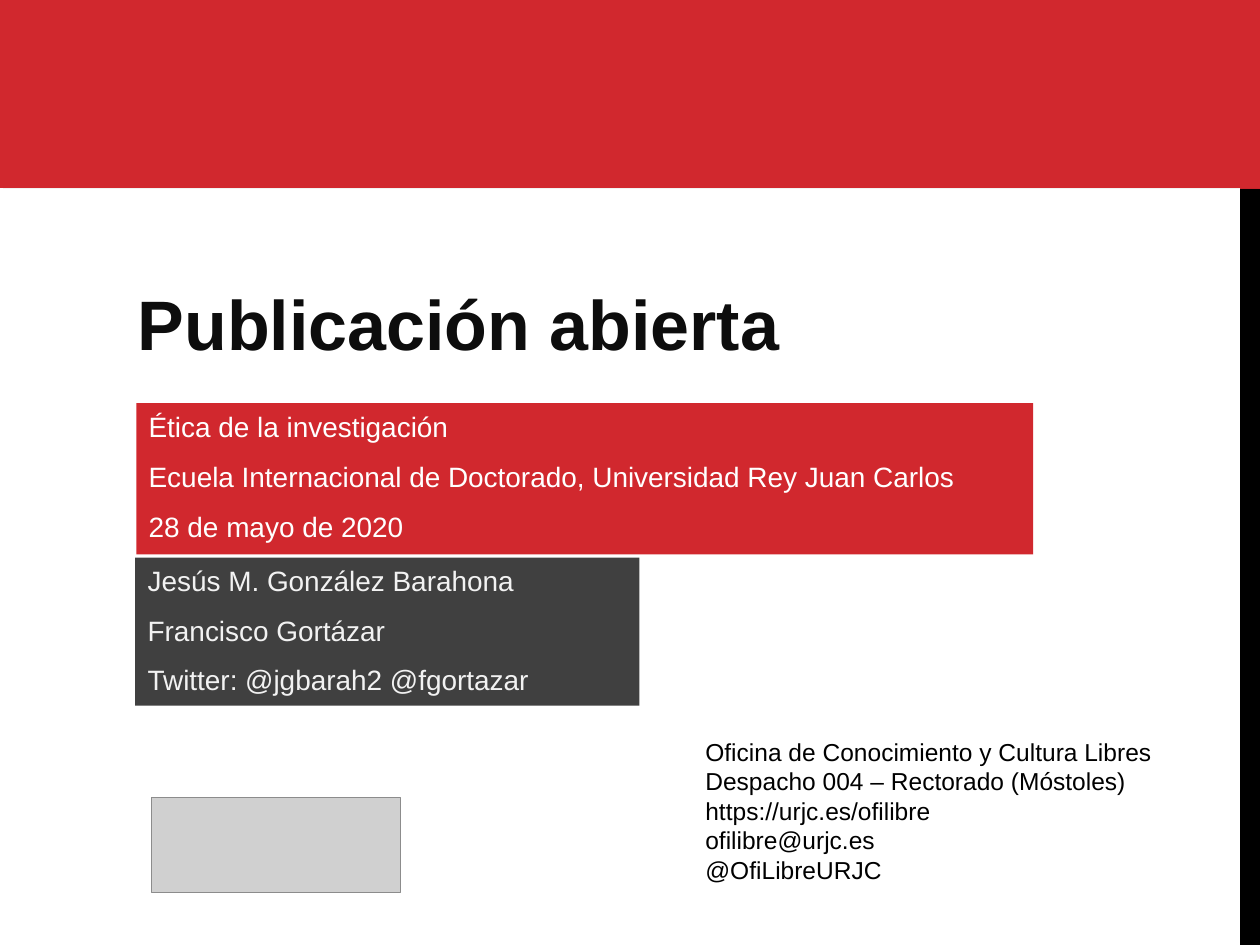
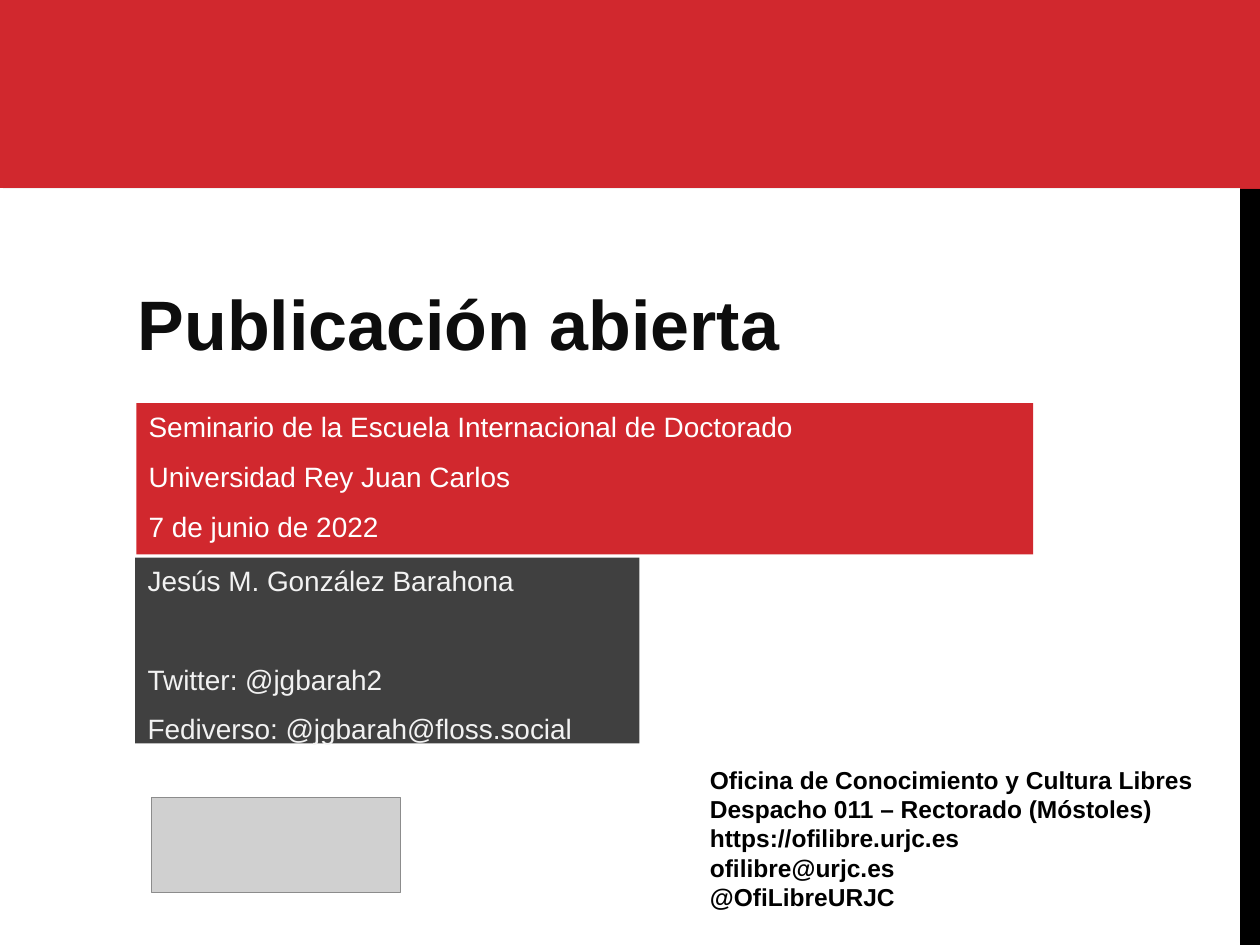
Before and after one commit to gabrielIzquierdo/OfiLibreGabri.github.io, a slide deck: slide 1 of static/transpas/publicacion-abierta/Publicacion_Abierta.odp. Drawn at 1260x945 pixels with LibreOffice and Linux fonts; fonts in the diff are those of the drawing; grey boxes stand for pictures. Boxes give left, top, right and bottom in pixels: in the first picture for what was removed or moved away, otherwise in the second. Text is boxed around its words. In the diff, an @@ line names an element or a change of style, - is before the commit and + after.

```diff
--- a/static/transpas/publicacion-abierta/Publicacion_Abierta.odp
+++ b/static/transpas/publicacion-abierta/Publicacion_Abierta.odp
@@ text in rectangle at [149,416,793,542]: text changed @@
-Ética de la investigación
-Ecuela Internacional de Doctorado, Universidad Rey Juan Carlos
-28 de mayo de 2020
+Seminario de la Escuela Internacional de Doctorado
+Universidad Rey Juan Carlos
+7 de junio de 2022
@@ rectangle "Jesús M. González Barahona": place and size @@
-rectangle "Jesús M. González Barahona" at [135,558,639,706]
+rectangle "Jesús M. González Barahona" at [135,558,639,743]
@@ text in rectangle at [148,669,572,745]: text changed @@
-Francisco Gortázar
-Twitter: @jgbarah2 @fgortazar
+Twitter: @jgbarah2
+Fediverso: @jgbarah@floss.social
@@ text "Oficina de Conocimiento y Cultura ...": place and size @@
-text "Oficina de Conocimiento y Cultura ..." at [705,743,1151,883]
+text "Oficina de Conocimiento y Cultura ..." at [710,771,1193,910]
@@ text at [710,771,1193,910]: bold on in "Oficina de Conocimiento y Cultura Libres", "ofilibre@urjc.es", "@OfiLibreURJC" @@
@@ text at [710,800,1152,852]: text changed; bold on @@
-Despacho 004 – Rectorado (Móstoles)
-https://urjc.es/ofilibre
+Despacho 011 – Rectorado (Móstoles)
+https://ofilibre.urjc.es
```
Also in this commit, not shown: 47 other slides changed, 10 slides added, 8 slides removed, 2 other files.
